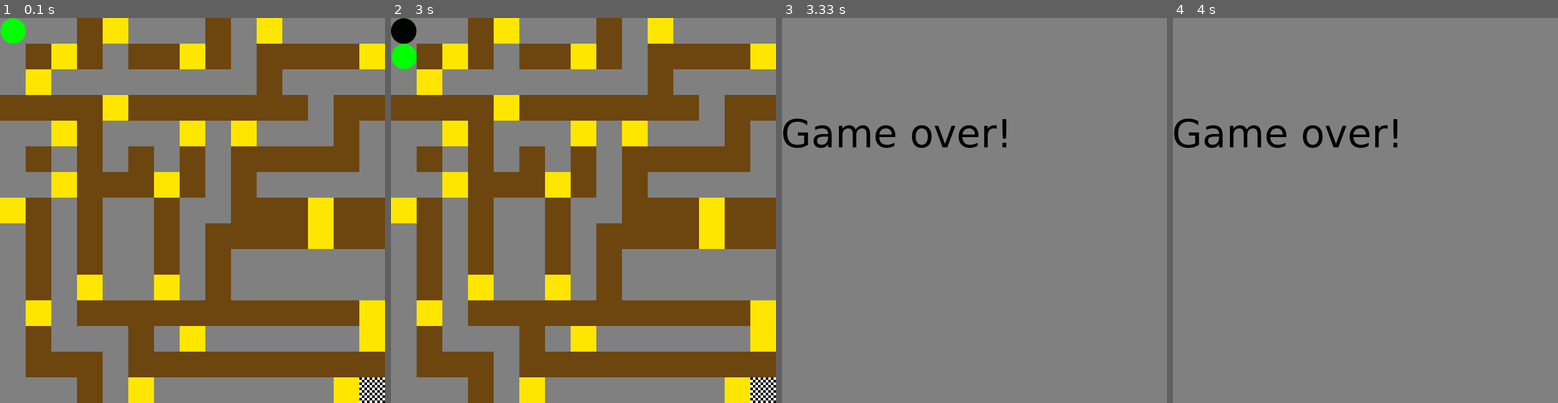
Above: before the commit, frames 1-4 (left to right).
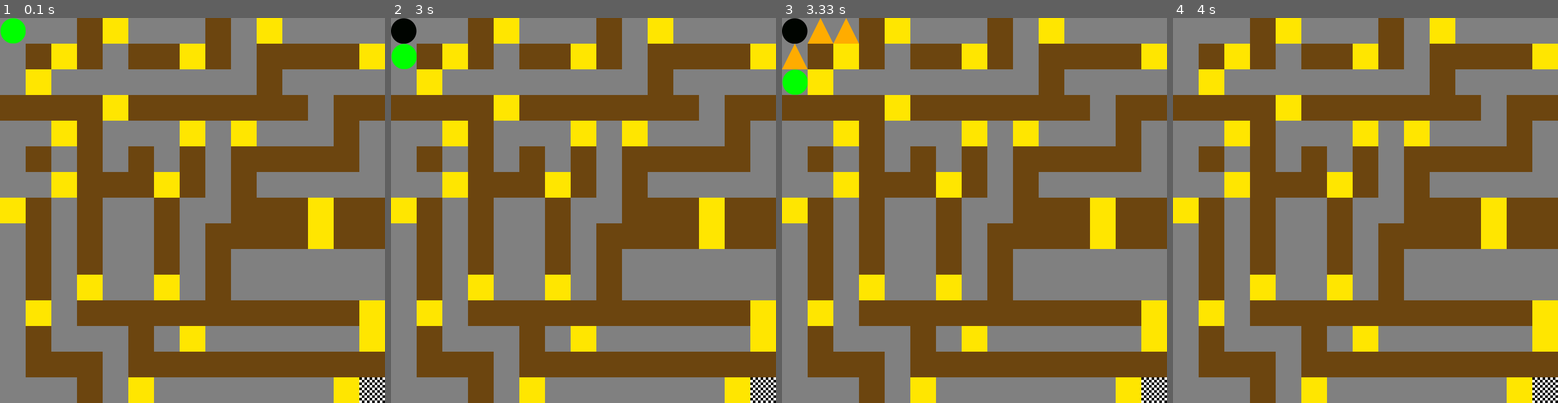
Above: after the commit, the same moments.

Repository: ewenak/simple-bomberman
Game: pygame game, started from bomberman.py
Same seed, same stepped clock (60 frames per second), same inputs: the game is played once before the commit and once after it.
Inputs:
- Up to frame 1 (0.1 s): no input
- Up to frame 2 (3 s): tap Space at 0.33 s; hold Left 0.67-1.2 s; hold Down 1.23-1.7 s; hold Up 2.17-2.53 s
- Up to frame 3 (3.33 s): hold Down from 3.23 s (still down)
- Up to frame 4 (4 s): release Down at 3.6 s

Frames 1-2 are identical in both runs. In frame 3, 53% of the frame differs, in the area x 0-100%, y 0-100%; in frame 4, 52%.

Commit message:
Really change Grid.data only in reload It was sometime raising RuntimeError: dictionary changed size during operation

Diff:
--- a/classes.py
+++ b/classes.py
@@ -12,30 +12,31 @@
     def __init__(self, window):
         self.data = {}
         self.window = window
+        self.to_remove_before_reload = []
+        self.to_add_before_reload = []
         self.all_timers = []
 
     def add_element(self, position, element):
         if not isinstance(element, GridObject):
             raise TypeError('Element must be a GridObject')
-        self.data[tuple(position)] = element
+        self.to_add_before_reload.append((tuple(position), element))
 
     def move_element(self, position, element, new_pos):
         position = tuple(position)
         if position not in self.data or self.data[position] != element:
             raise TypeError(f'{ position } is empty or is not { element }')
-        self.data[tuple(new_pos)] = self.data[position]
-        del self.data[position]
+        self.to_add_before_reload.append((tuple(new_pos), element))
+        self.to_remove_before_reload.append(position)
         self.reload()
 
     def clear_position(self, position):
         position = tuple(position)
         if position in self.data:
-            del self.data[position]
-            self.reload()
+            self.to_remove_before_reload.append(position)
 
     def clear_positions(self, *positions):
-        for pos in positions:
-            self.clear_position(pos)
+       for pos in positions:
+           self.clear_position(pos)
 
     def get_element(self, position):
         position = tuple(position)
@@ -50,6 +51,14 @@
 
     def reload(self):
         self.window.fill(constants.background_color)
+
+        for pos in self.to_remove_before_reload:
+            del self.data[pos]
+        self.to_remove_before_reload = []
+        for el in self.to_add_before_reload:
+            self.data[el[0]] = el[1]
+        self.to_add_before_reload = []
+
         for i in self.data.values():
             i.display()
 
